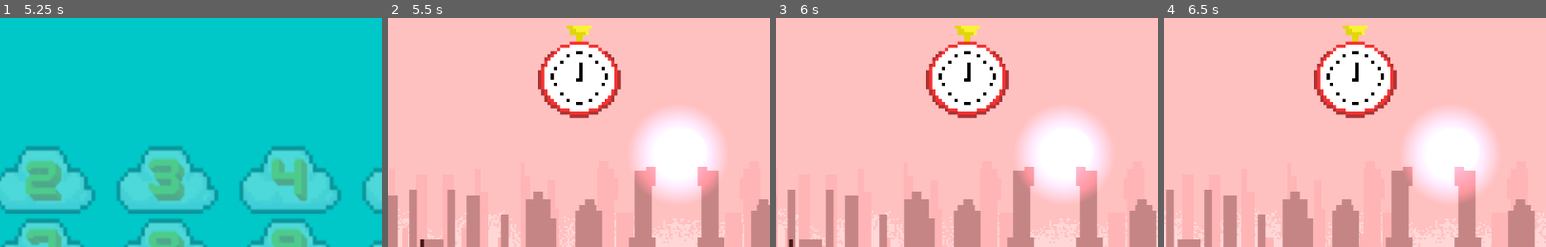
Above: before the commit, frames 1-4 (left to right).
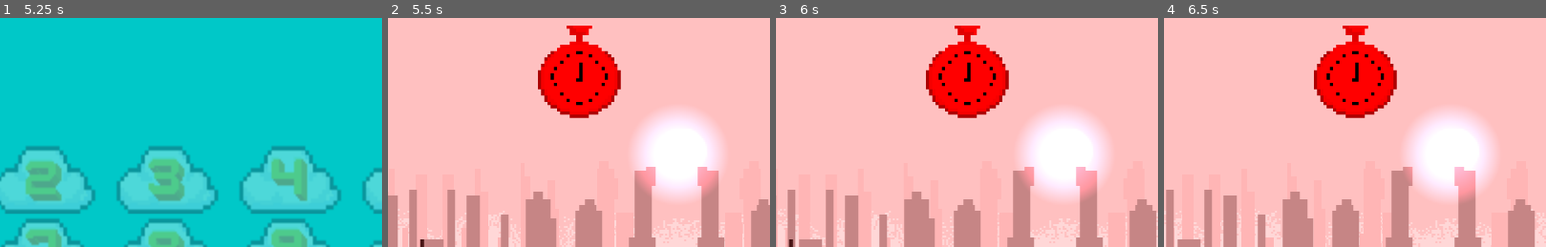
Above: after the commit, the same moments.

Repository: ItzAshmit/Inverse-flappy-bird
Game: Godot game, scene res://Scenes/main_menu.tscn
Same seed, same stepped clock (60 frames per second), same inputs: the game is played once before the commit and once after it.
Inputs (mouse positions are % of the whole screen's width and height, from its top left):
- Up to frame 1 (5.25 s): click "Play" at 0.5 s; tap Enter at 1.25, 2.75, 4.25 s; move the mouse to (72, 45) at 1.27 s; click (72, 45) at 1.42 s; tap Space at 2, 3.5, 5 s; move the mouse to (30, 55) at 2.02 s; click (30, 55) at 2.17 s; move the mouse to (60, 28) at 2.77 s; click (60, 28) at 2.92 s; move the mouse to (45, 70) at 3.52 s; click (45, 70) at 3.67 s; move the mouse to (80, 65) at 4.27 s; click (80, 65) at 4.42 s; move the mouse to (20, 35) at 5.02 s; click (20, 35) at 5.17 s
- Up to frame 2 (5.5 s): no input
- Up to frame 3 (6 s): move the mouse to (55, 50) at 5.77 s; click (55, 50) at 5.92 s
- Up to frame 4 (6.5 s): no input
The pictures show only the part of the screen within x 28-78%, y 0-50%; the shares and areas given below are measured in that part.

Frame 1 is identical in both runs. In frame 2, 5.6% of the frame differs, in the area x 39-61%, y 3-44%; in frame 3, 5.6%; in frame 4, 5.6%.

Commit message:
made game over a panel of winning

Diff:
--- a/Scenes/birds/bird.tscn
+++ b/Scenes/birds/bird.tscn
@@ -114,5 +114,4 @@
 texture_progress = ExtResource("4_rr33m")
 
 [node name="Game_over" parent="CanvasLayer" unique_id=1217476244 instance=ExtResource("5_rr33m")]
-visible = false
 scale = Vector2(1, 1)
--- a/Scenes/game_over.tscn
+++ b/Scenes/game_over.tscn
@@ -3,20 +3,34 @@
 [ext_resource type="Script" uid="uid://da3pis5jsyuu3" path="res://Scripts/game_over.gd" id="1_ojehl"]
 
 [sub_resource type="StyleBoxFlat" id="StyleBoxFlat_rjluv"]
-bg_color = Color(1, 0, 0, 0.078431375)
+bg_color = Color(0, 0.83333325, 1, 0.078431375)
 border_width_left = 100
 border_width_top = 100
 border_width_right = 100
 border_width_bottom = 100
-border_color = Color(0.8, 0, 0, 1)
+border_color = Color(0, 0.8, 0.4533333, 1)
 border_blend = true
 corner_radius_bottom_right = 50
 corner_radius_bottom_left = 50
 
 [sub_resource type="LabelSettings" id="LabelSettings_8fo1c"]
-font_size = 128
-font_color = Color(1, 0, 0, 1)
+font_size = 64
 outline_size = 20
+outline_color = Color(1, 0, 0, 1)
+
+[sub_resource type="GDScript" id="GDScript_ojehl"]
+script/source = "extends Label
+
+
+# Called when the node enters the scene tree for the first time.
+func _ready() -> void:
+	var list = [\"You kiiled the bird..🙂\", \"You won Wow😒\", \"My bird.. 😞\", \"It took so long to build and you just...\", \"Great placing of pipes..🙂\", \"whatever, you won😒\", \"You dont have a heart\", \"wheres the humanity\", \"you cant just.. kill\", \"you muderer.... my bird\"]
+	text = list.pick_random()
+
+# Called every frame. 'delta' is the elapsed time since the previous frame.
+func _process(delta: float) -> void:
+	pass
+"
 
 [sub_resource type="StyleBoxFlat" id="StyleBoxFlat_eoghk"]
 bg_color = Color(0, 0.9666667, 1, 0.6)
@@ -62,6 +76,31 @@
 border_color = Color(0, 0.93333316, 1, 1)
 corner_radius_top_right = 100
 
+[sub_resource type="StyleBoxFlat" id="StyleBoxFlat_gjtdd"]
+bg_color = Color(0, 0.9666667, 1, 0.6)
+border_width_top = 20
+border_width_right = 20
+border_color = Color(0, 0.93333316, 1, 1)
+border_blend = true
+corner_radius_top_left = 100
+corner_radius_top_right = 100
+corner_detail = 20
+
+[sub_resource type="StyleBoxFlat" id="StyleBoxFlat_uylih"]
+bg_color = Color(0, 0.9666667, 1, 0.6)
+border_width_top = 10
+border_color = Color(0, 0.93333316, 1, 1)
+border_blend = true
+corner_radius_top_left = 100
+corner_radius_top_right = 100
+
+[sub_resource type="StyleBoxFlat" id="StyleBoxFlat_3817r"]
+bg_color = Color(0, 0.9666667, 1, 0.6)
+border_width_top = 20
+border_color = Color(0, 0.93333316, 1, 1)
+corner_radius_top_left = 100
+corner_radius_top_right = 100
+
 [node name="Game_over" type="Control" unique_id=1217476244]
 process_mode = 3
 layout_mode = 3
@@ -89,10 +128,12 @@
 anchor_bottom = 1.0
 grow_horizontal = 2
 grow_vertical = 2
-text = "GAME OVER"
+text = "You beated the Bird"
 label_settings = SubResource("LabelSettings_8fo1c")
 horizontal_alignment = 1
 vertical_alignment = 1
+autowrap_mode = 3
+script = SubResource("GDScript_ojehl")
 
 [node name="Button2" type="Button" parent="." unique_id=1660255817]
 layout_mode = 1
@@ -123,7 +164,24 @@
 theme_override_styles/normal = SubResource("StyleBoxFlat_ojehl")
 theme_override_styles/pressed = SubResource("StyleBoxFlat_8fo1c")
 theme_override_styles/hover = SubResource("StyleBoxFlat_ek8ke")
+text = "Next Level"
+
+[node name="Button4" type="Button" parent="." unique_id=1316815170]
+layout_mode = 1
+anchors_preset = 2
+anchor_top = 1.0
+anchor_bottom = 1.0
+offset_left = 398.0
+offset_top = -104.0
+offset_right = 850.0
+offset_bottom = 4.0
+grow_vertical = 0
+theme_override_font_sizes/font_size = 64
+theme_override_styles/normal = SubResource("StyleBoxFlat_gjtdd")
+theme_override_styles/pressed = SubResource("StyleBoxFlat_uylih")
+theme_override_styles/hover = SubResource("StyleBoxFlat_3817r")
 text = "Main Menu"
 
 [connection signal="pressed" from="Button2" to="." method="_on_button_2_pressed"]
-[connection signal="pressed" from="Button3" to="." method="_on_button_3_pressed"]
+[connection signal="pressed" from="Button3" to="." method="_on_next_level_pressed"]
+[connection signal="pressed" from="Button4" to="." method="_on_button_3_pressed"]
--- a/Scenes/levels/baselevel.tscn
+++ b/Scenes/levels/baselevel.tscn
@@ -24,11 +24,64 @@
 [sub_resource type="RectangleShape2D" id="RectangleShape2D_6j5ir"]
 size = Vector2(466, 11)
 
+[sub_resource type="Animation" id="Animation_fbpkw"]
+length = 0.001
+tracks/0/type = "value"
+tracks/0/imported = false
+tracks/0/enabled = true
+tracks/0/path = NodePath("CanvasLayer/clock:position")
+tracks/0/interp = 1
+tracks/0/loop_wrap = true
+tracks/0/keys = {
+"times": PackedFloat32Array(0),
+"transitions": PackedFloat32Array(1),
+"update": 0,
+"values": [Vector2(641.00006, 85)]
+}
+tracks/1/type = "value"
+tracks/1/imported = false
+tracks/1/enabled = true
+tracks/1/path = NodePath("CanvasLayer/clock:modulate")
+tracks/1/interp = 1
+tracks/1/loop_wrap = true
+tracks/1/keys = {
+"times": PackedFloat32Array(0),
+"transitions": PackedFloat32Array(1),
+"update": 0,
+"values": [Color(1, 0, 0, 1)]
+}
+
 [sub_resource type="Animation" id="Animation_jfump"]
 resource_name = "shaking"
+loop_mode = 1
+tracks/0/type = "value"
+tracks/0/imported = false
+tracks/0/enabled = true
+tracks/0/path = NodePath("CanvasLayer/clock:position")
+tracks/0/interp = 1
+tracks/0/loop_wrap = true
+tracks/0/keys = {
+"times": PackedFloat32Array(0, 0.25, 0.5, 0.75, 1),
+"transitions": PackedFloat32Array(1, 1, 1, 1, 1),
+"update": 1,
+"values": [Vector2(641.00006, 85), Vector2(620, 100), Vector2(660, 60), Vector2(630, 130), Vector2(651, 50)]
+}
+tracks/1/type = "value"
+tracks/1/imported = false
+tracks/1/enabled = true
+tracks/1/path = NodePath("CanvasLayer/clock:modulate")
+tracks/1/interp = 1
+tracks/1/loop_wrap = true
+tracks/1/keys = {
+"times": PackedFloat32Array(0, 1),
+"transitions": PackedFloat32Array(1, 1),
+"update": 0,
+"values": [Color(1, 0, 0, 1), Color(1, 1, 1, 1)]
+}
 
 [sub_resource type="AnimationLibrary" id="AnimationLibrary_qptf1"]
 _data = {
+&"RESET": SubResource("Animation_fbpkw"),
 &"shaking": SubResource("Animation_jfump")
 }
 
@@ -106,6 +159,7 @@
 script = ExtResource("7_fbpkw")
 
 [node name="clock" parent="CanvasLayer" unique_id=1630860171 instance=ExtResource("9_fbpkw")]
+modulate = Color(1, 0, 0, 1)
 anchors_preset = 5
 anchor_left = 0.5
 anchor_right = 0.5
--- a/Scripts/birds/bird.gd
+++ b/Scripts/birds/bird.gd
@@ -58,7 +58,7 @@
 	var maxlevel = config.get_value("progress", "levels_cleared", 0)
 	var len_ = get_tree().current_scene.scene_file_path.length() - 30
 	var level = get_tree().current_scene.scene_file_path.substr(25,len_).to_int()
-	if(maxlevel<level):
+	if(maxlevel < level):
 		config.set_value("progress", "levels_cleared", level)
 	config.save("user://save.cfg")
 
--- a/Scripts/game_over.gd
+++ b/Scripts/game_over.gd
@@ -14,3 +14,9 @@
 	get_tree().paused = false
 	await get_tree().process_frame
 	get_tree().change_scene_to_file("res://Scenes/main_menu.tscn")
+
+
+func _on_next_level_pressed() -> void:
+	var len_ = get_tree().current_scene.scene_file_path.length() - 30
+	var level = get_tree().current_scene.scene_file_path.substr(25,len_).to_int()
+	get_tree().change_scene_to_file("res://Scenes/levels/level" + str(level + 1) + ".tscn")
